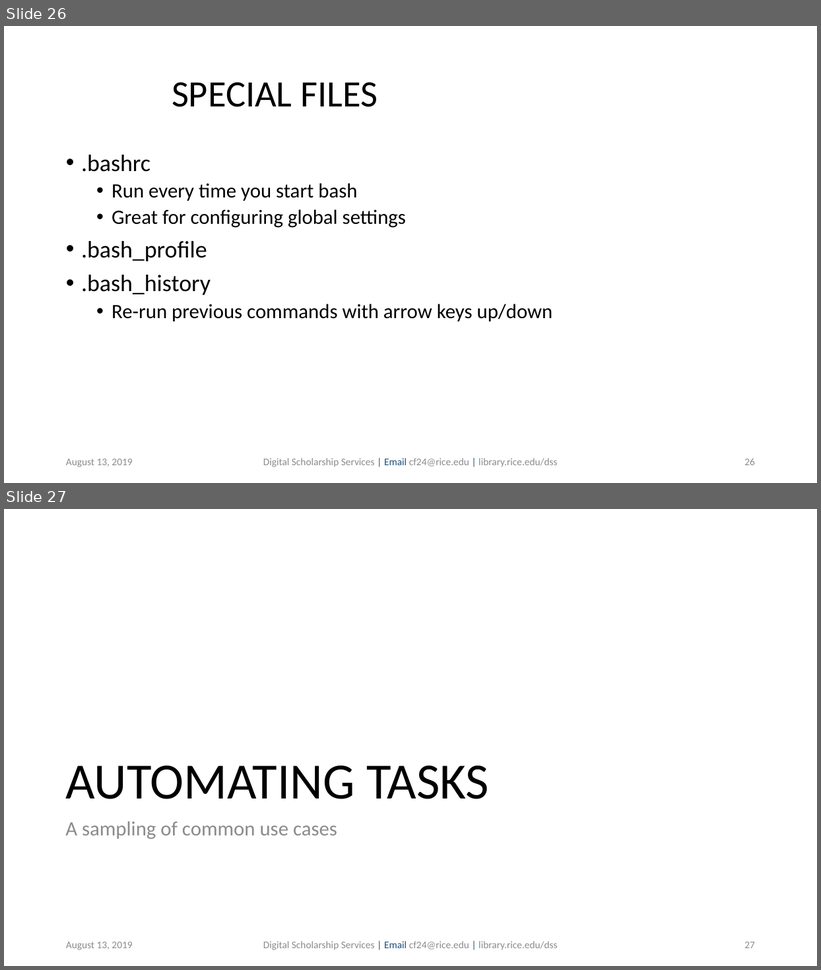
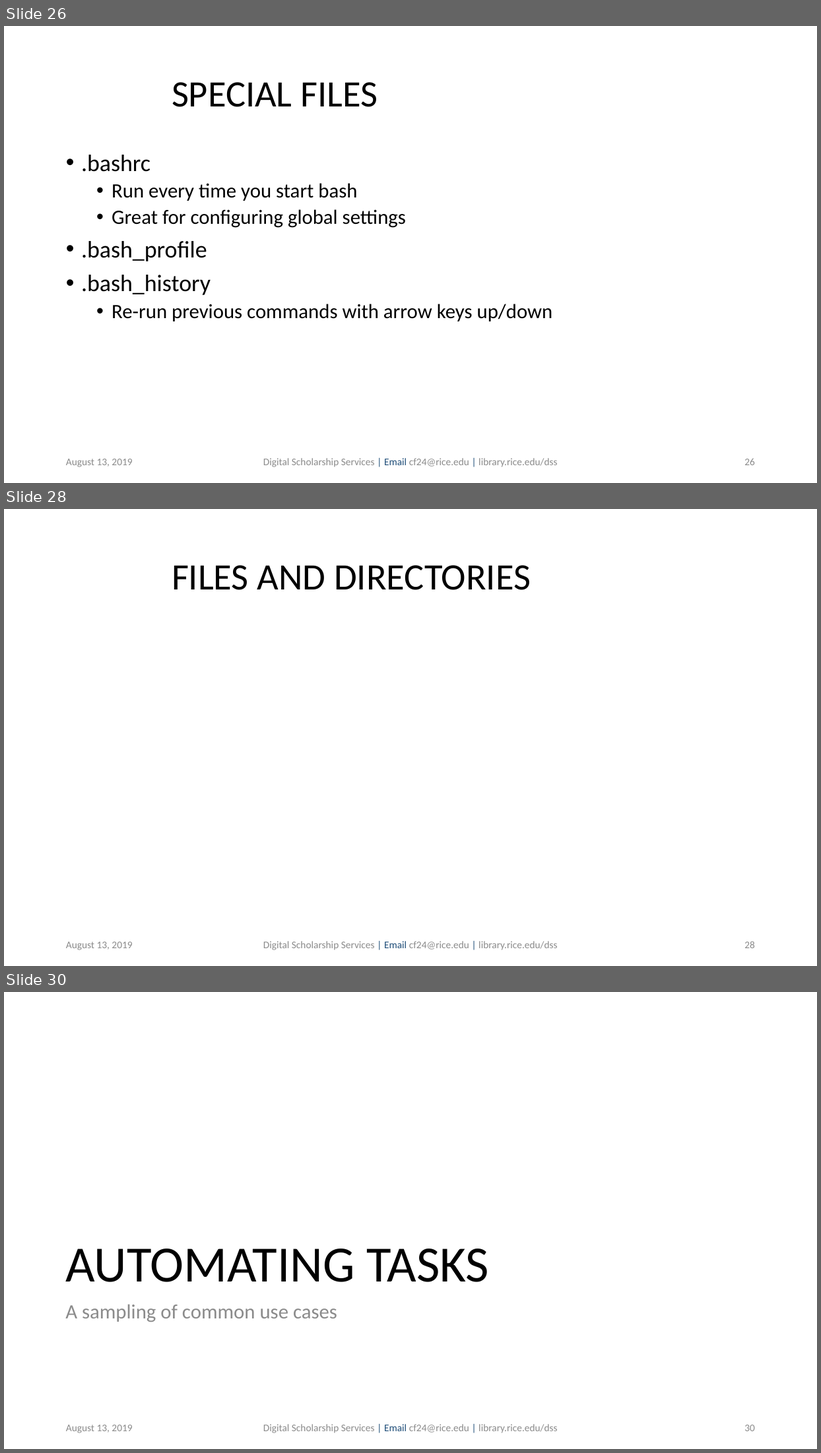
Before and after one commit to bakitybacon/rice-data-and-donuts, a slide deck: bash/Introduction to Bash.pptx. Shown one above the other, each under a label of ours: slides 26 and 27 before the commit, slides 26, 28 and 30 after it; the slides between them are not shown. The pictures are 821x970 and 821x1453 pixels, drawn with LibreOffice and Linux fonts; fonts in the diff are those of the drawing; grey boxes stand for pictures; background and template pictures are left out. Boxes give left, top, right and bottom in pixels: in the first picture for what was removed or moved away, otherwise in the second. Text is boxed around its words. In the diff, an @@ line names an element or a change of style, - is before the commit and + after.

```diff
--- a/bash/Introduction to Bash.pptx
+++ b/bash/Introduction to Bash.pptx
@@ slide 28 added at (4, 509, 817, 966), background #FFFFFF @@
@@ title added at (172, 565, 531, 590), 44 pt, text #000000 @@
+FILES AND DIRECTORIES
@@ text added at (66, 942, 132, 951), 12 pt, text #8C8C8C @@
+August 13, 2019
@@ text added at (263, 941, 557, 951), 12 pt, text #8C8C8C @@
+Digital Scholarship Services | Email cf24@rice.edu | library.rice.edu/dss
@@ page number added at (745, 941, 755, 949), 12 pt, text #8C8C8C @@
+28
@@ what was slide 27 is now slide 30 @@
@@ page number at (745, 1425, 755, 1432): text changed @@
-27
+30
```
Also in this commit, not shown: 1 slide changed, 3 other slides added.
